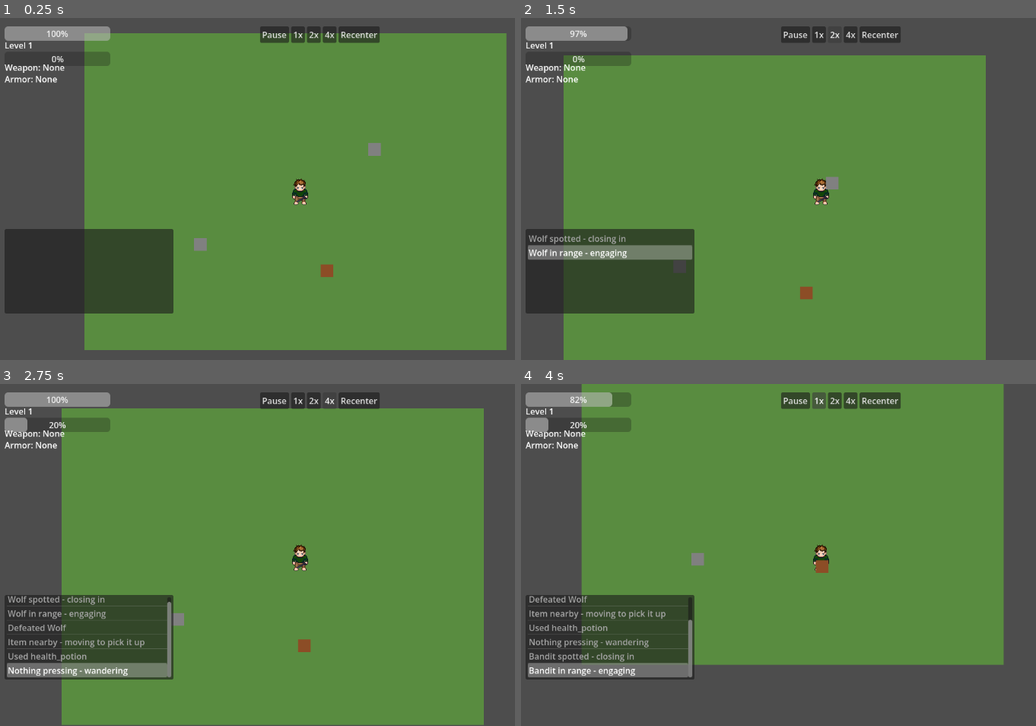
Above: before the commit, frames 1-4 (two rows, left to right).
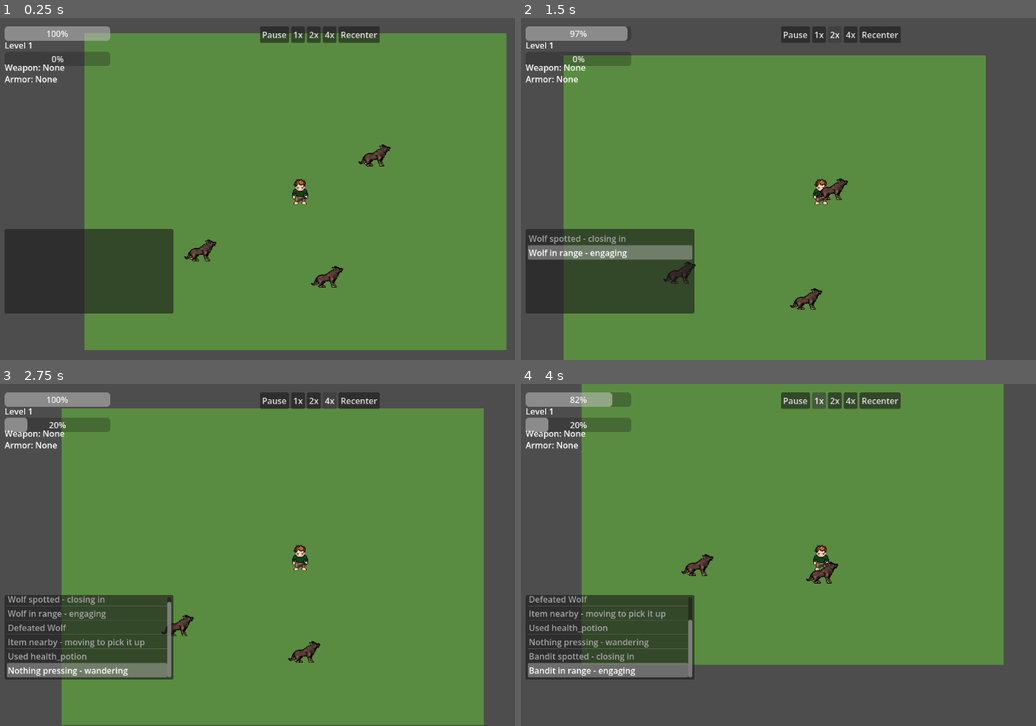
Above: after the commit, the same moments.

Repository: HexaLoid/ai-world-spectator
Game: Godot game, scene res://scenes/Main.tscn
The game is run twice, just before and just after one commit, with the same random seed, the same clock (stepped at 60 frames per second) and the same inputs.
Inputs:
- Up to frame 1 (0.25 s): no input
- Up to frame 2 (1.5 s): click "1x" at 0.5 s; click "2x" at 1.25 s
- Up to frame 3 (2.75 s): click "4x" at 2 s
- Up to frame 4 (4 s): click "Recenter" at 2.75 s; click "1x" at 3.5 s

The runs differ from the first frame. In frame 1, 0.8% of the frame differs, in the area x 35-76%, y 36-79%; in frame 2, 0.7%; in frame 3, 0.5%; in frame 4, 0.5%.

Commit message:
Build Wolf SpriteFrames resource and default Enemy.tscn to it
Also guards SpawnPoint's still-in-place color_override against the
now-removed ColorRect child (Enemy.tscn no longer has one) so the
game doesn't crash on spawn between this task and Task 6, which
replaces color_override with sprite_frames_override properly.

Co-Authored-By: Claude Sonnet 5 <noreply@anthropic.com>

Diff:
--- /dev/null
+++ b/assets/sprites/wolf/wolf_frames.tres
@@ -0,0 +1,92 @@
+[gd_resource type="SpriteFrames" format=3]
+
+[ext_resource type="Texture2D" path="res://assets/sprites/wolf/wolf.png" id="1_gkqm4"]
+[ext_resource type="Texture2D" path="res://assets/sprites/wolf/wolf_howl.png" id="2_1vufk"]
+
+[sub_resource type="AtlasTexture" id="AtlasTexture_flllp"]
+atlas = ExtResource("1_gkqm4")
+region = Rect2(0, 0, 64, 64)
+
+[sub_resource type="AtlasTexture" id="AtlasTexture_4uwkd"]
+atlas = ExtResource("1_gkqm4")
+region = Rect2(64, 0, 64, 64)
+
+[sub_resource type="AtlasTexture" id="AtlasTexture_0wcw5"]
+atlas = ExtResource("1_gkqm4")
+region = Rect2(128, 0, 64, 64)
+
+[sub_resource type="AtlasTexture" id="AtlasTexture_tc1ep"]
+atlas = ExtResource("1_gkqm4")
+region = Rect2(192, 0, 64, 64)
+
+[sub_resource type="AtlasTexture" id="AtlasTexture_ulahg"]
+atlas = ExtResource("1_gkqm4")
+region = Rect2(256, 0, 64, 64)
+
+[sub_resource type="AtlasTexture" id="AtlasTexture_u4nqu"]
+atlas = ExtResource("2_1vufk")
+region = Rect2(0, 0, 64, 64)
+
+[sub_resource type="AtlasTexture" id="AtlasTexture_sudwg"]
+atlas = ExtResource("1_gkqm4")
+region = Rect2(320, 0, 64, 64)
+
+[sub_resource type="AtlasTexture" id="AtlasTexture_bmer2"]
+atlas = ExtResource("1_gkqm4")
+region = Rect2(384, 0, 64, 64)
+
+[sub_resource type="AtlasTexture" id="AtlasTexture_y6t4h"]
+atlas = ExtResource("1_gkqm4")
+region = Rect2(448, 0, 64, 64)
+
+[sub_resource type="AtlasTexture" id="AtlasTexture_4nji1"]
+atlas = ExtResource("1_gkqm4")
+region = Rect2(512, 0, 64, 64)
+
+[resource]
+animations = [{
+"frames": [{
+"duration": 1.0,
+"texture": SubResource("AtlasTexture_flllp")
+}, {
+"duration": 1.0,
+"texture": SubResource("AtlasTexture_4uwkd")
+}, {
+"duration": 1.0,
+"texture": SubResource("AtlasTexture_0wcw5")
+}, {
+"duration": 1.0,
+"texture": SubResource("AtlasTexture_tc1ep")
+}, {
+"duration": 1.0,
+"texture": SubResource("AtlasTexture_ulahg")
+}],
+"loop": 0,
+"name": &"combat_right",
+"speed": 10.0
+}, {
+"frames": [{
+"duration": 1.0,
+"texture": SubResource("AtlasTexture_u4nqu")
+}],
+"loop": 1,
+"name": &"idle_right",
+"speed": 2.0
+}, {
+"frames": [{
+"duration": 1.0,
+"texture": SubResource("AtlasTexture_sudwg")
+}, {
+"duration": 1.0,
+"texture": SubResource("AtlasTexture_bmer2")
+}, {
+"duration": 1.0,
+"texture": SubResource("AtlasTexture_y6t4h")
+}, {
+"duration": 1.0,
+"texture": SubResource("AtlasTexture_4nji1")
+}],
+"loop": 1,
+"name": &"walk_right",
+"speed": 8.0
+}]
--- a/scenes/entities/Enemy.tscn
+++ b/scenes/entities/Enemy.tscn
@@ -1,11 +1,11 @@
-[gd_scene load_steps=2 format=3]
+[gd_scene load_steps=3 format=3]
 
 [ext_resource type="Script" path="res://scripts/entities/enemy.gd" id="1_enscr"]
+[ext_resource type="SpriteFrames" path="res://assets/sprites/wolf/wolf_frames.tres" id="2_frames"]
 
 [node name="Enemy" type="CharacterBody2D"]
 script = ExtResource("1_enscr")
 
-[node name="ColorRect" type="ColorRect" parent="."]
-position = Vector2(-12, -12)
-size = Vector2(24, 24)
-color = Color(0.6, 0.6, 0.6, 1.0)
+[node name="AnimatedSprite2D" type="AnimatedSprite2D" parent="."]
+sprite_frames = ExtResource("2_frames")
+animation = &"idle_right"
--- a/scripts/entities/spawn_point.gd
+++ b/scripts/entities/spawn_point.gd
@@ -39,7 +39,7 @@
 		current_enemy.xp_reward = xp_reward_override
 	if aggro_range_override > 0.0:
 		current_enemy.aggro_range = aggro_range_override
-	if color_override != Color.WHITE:
+	if color_override != Color.WHITE and current_enemy.has_node("ColorRect"):
 		# Assumes enemy_scene's root has a child literally named "ColorRect"
 		# (true of Enemy.tscn today) — a rename there would break this silently.
 		current_enemy.get_node("ColorRect").color = color_override
